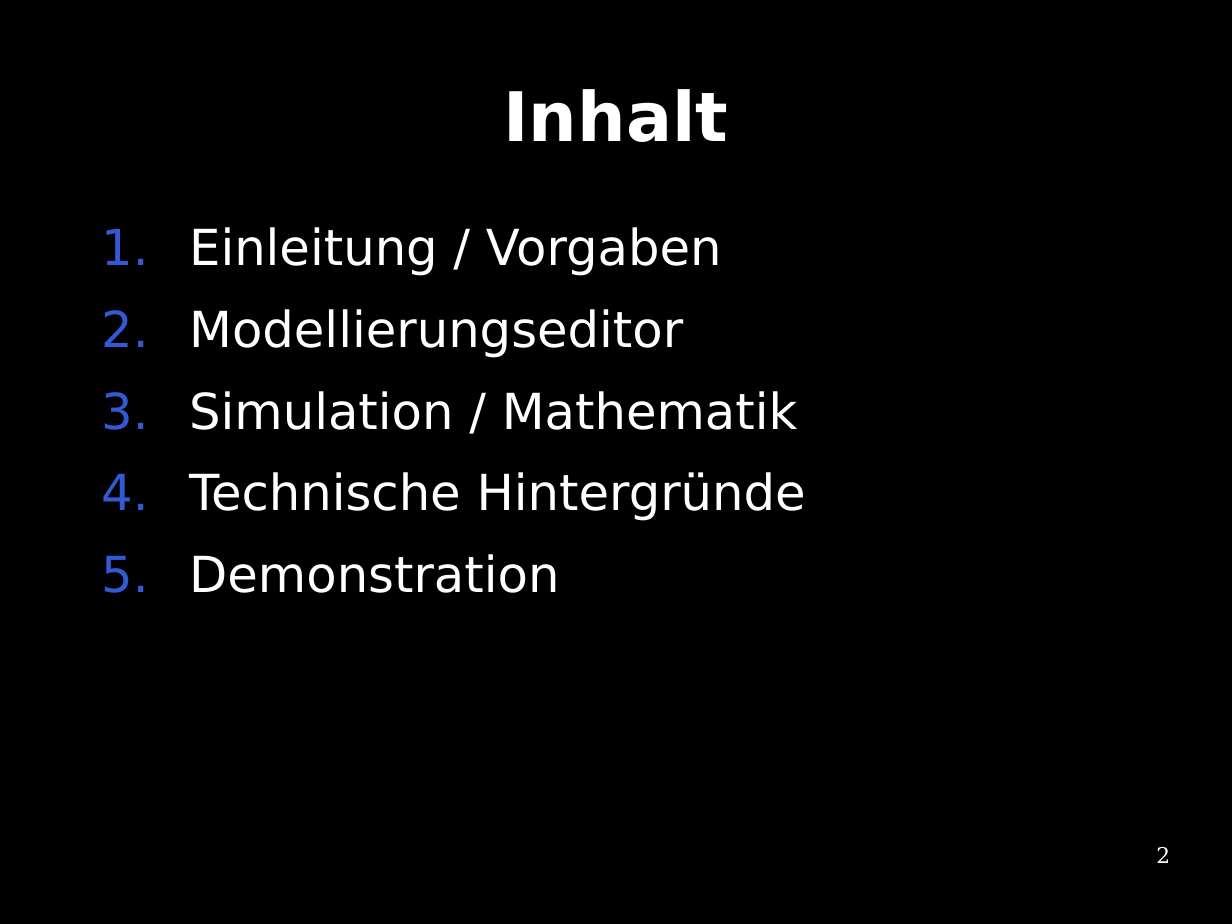
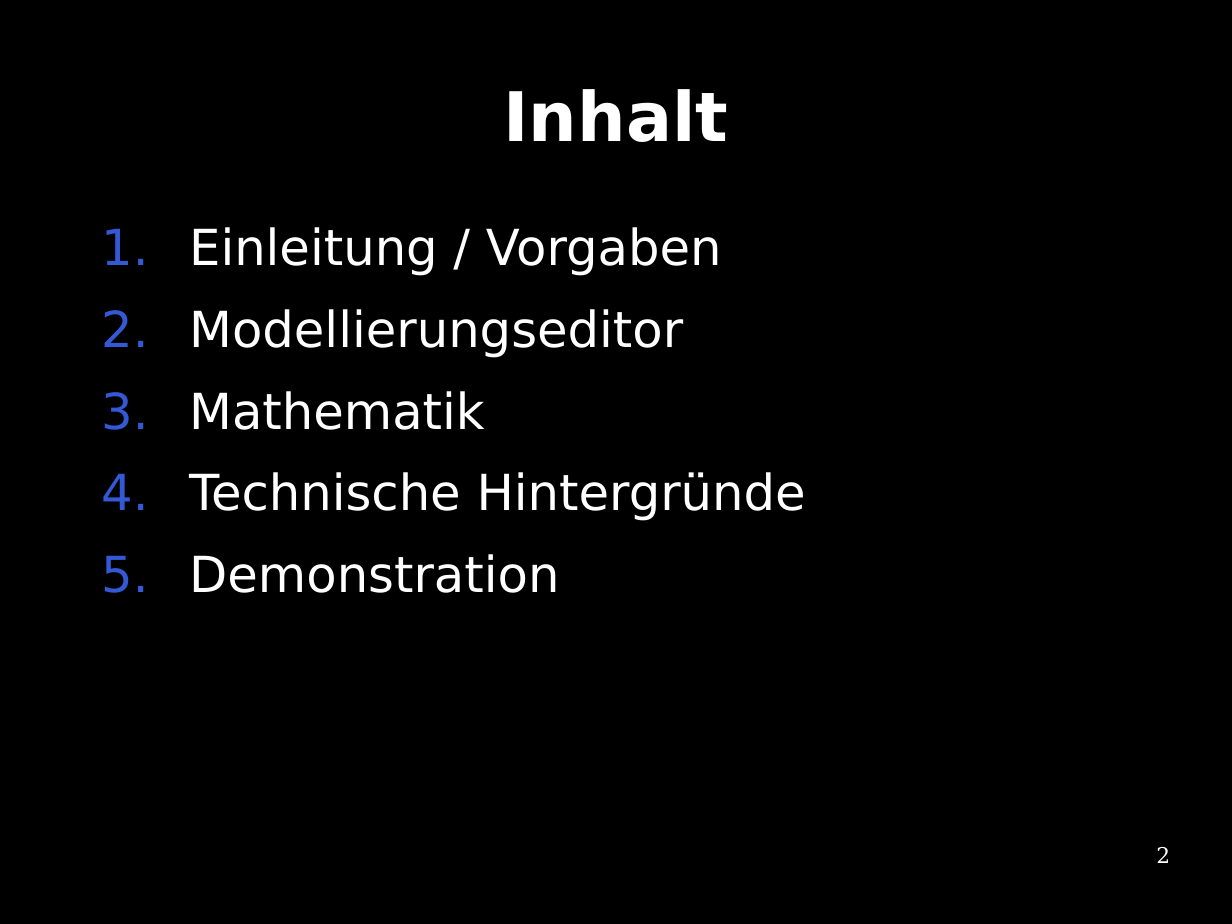
Before and after one commit to te-bachi/SimulationDoc, a slide deck: slide 2 of praesentation/Praesentation.odp. Drawn at 1232x924 pixels with LibreOffice and Linux fonts; fonts in the diff are those of the drawing. Boxes give left, top, right and bottom in pixels: in the first picture for what was removed or moved away, otherwise in the second. Text is boxed around its words. In the diff, an @@ line names an element or a change of style, - is before the commit and + after.

Commit message:
Präsentation

```diff
--- a/praesentation/Praesentation.odp
+++ b/praesentation/Praesentation.odp
@@ text at box(189, 391, 485, 430): text changed @@
-3. Simulation / Mathematik
+3. Mathematik
```
